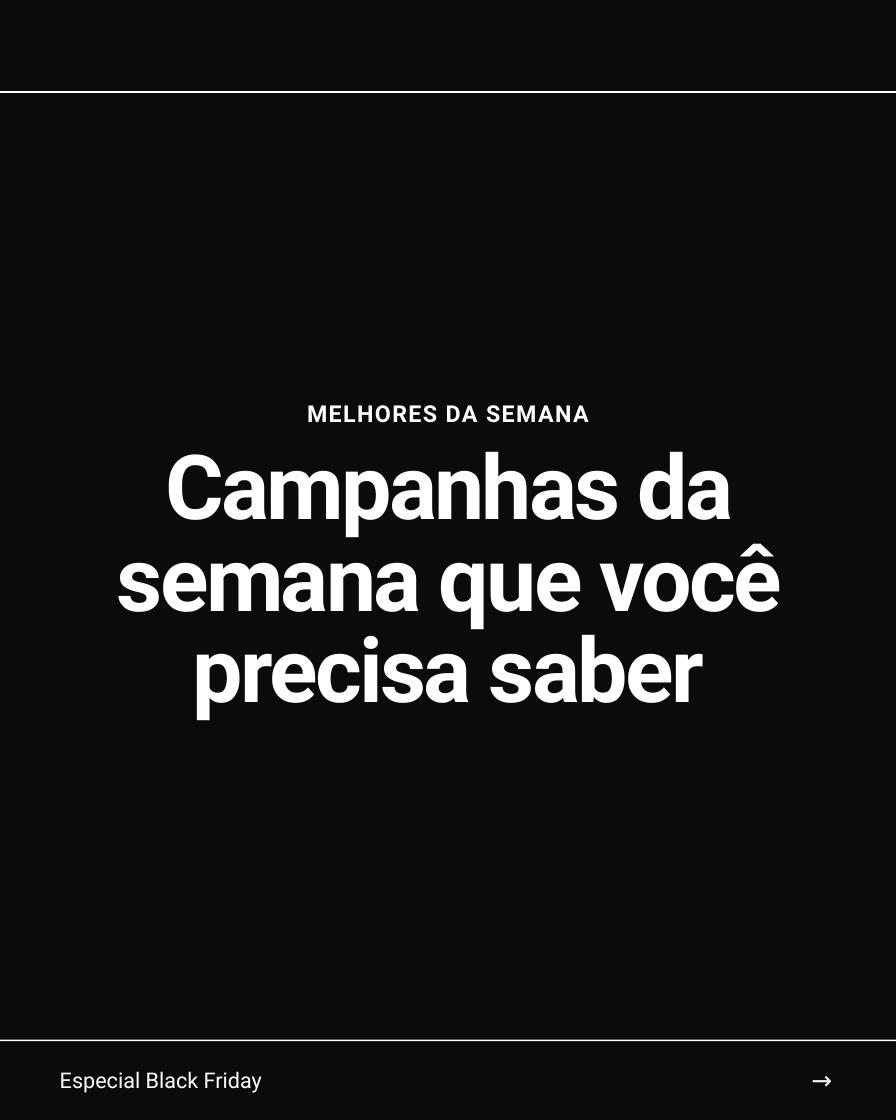
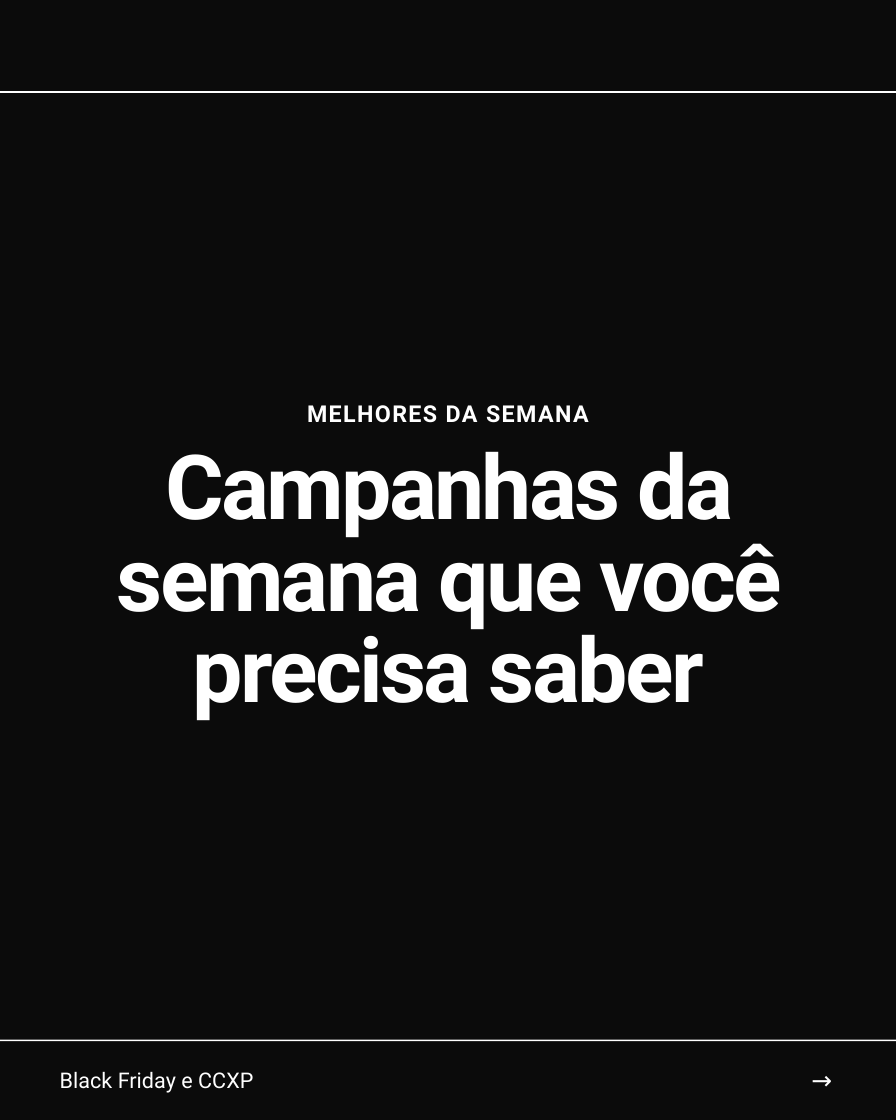
Before and after one commit to andrezaoli22-tech/meta-business-mcp-render, a slide deck: slide 1 of carrosseis/semanal-03/campanhas-da-semana-03.pptx. Drawn at 896x1120 pixels with LibreOffice and Linux fonts; fonts in the diff are those of the drawing; background and template pictures are left out. Boxes give left, top, right and bottom in pixels: in the first picture for what was removed or moved away, otherwise in the second. Text is boxed around its words. In the diff, an @@ line names an element or a change of style, - is before the commit and + after.

```diff
--- a/carrosseis/semanal-03/campanhas-da-semana-03.pptx
+++ b/carrosseis/semanal-03/campanhas-da-semana-03.pptx
@@ text at [60,1071,253,1093]: text changed @@
-Especial Black Friday
+Black Friday e CCXP
```
Also in this commit, not shown: 1 slide added, 1 slide removed, 13 other files.
